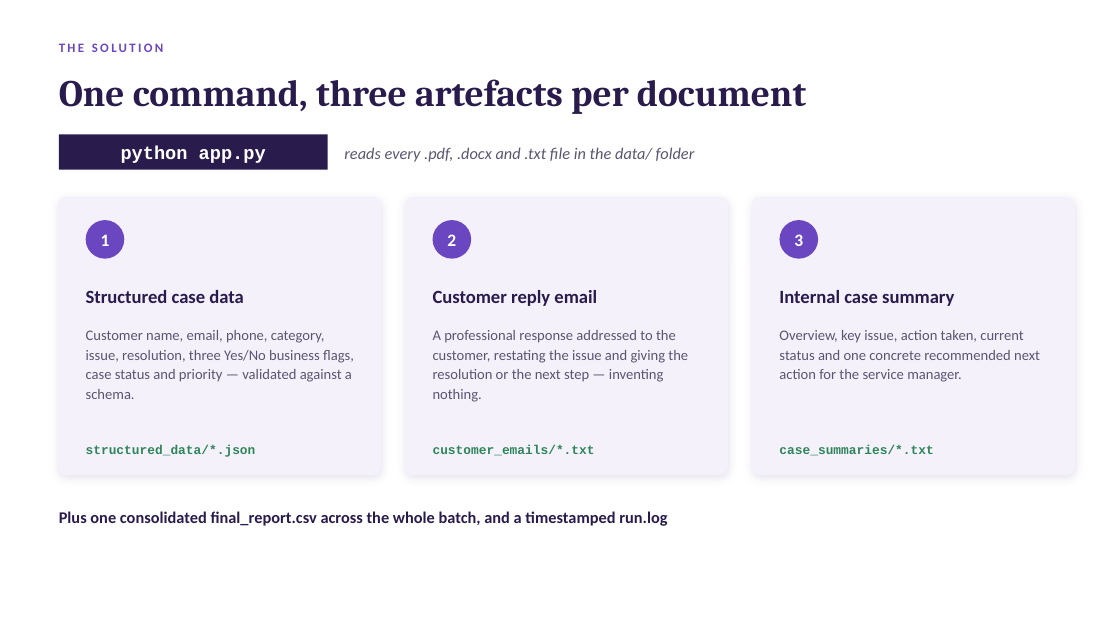
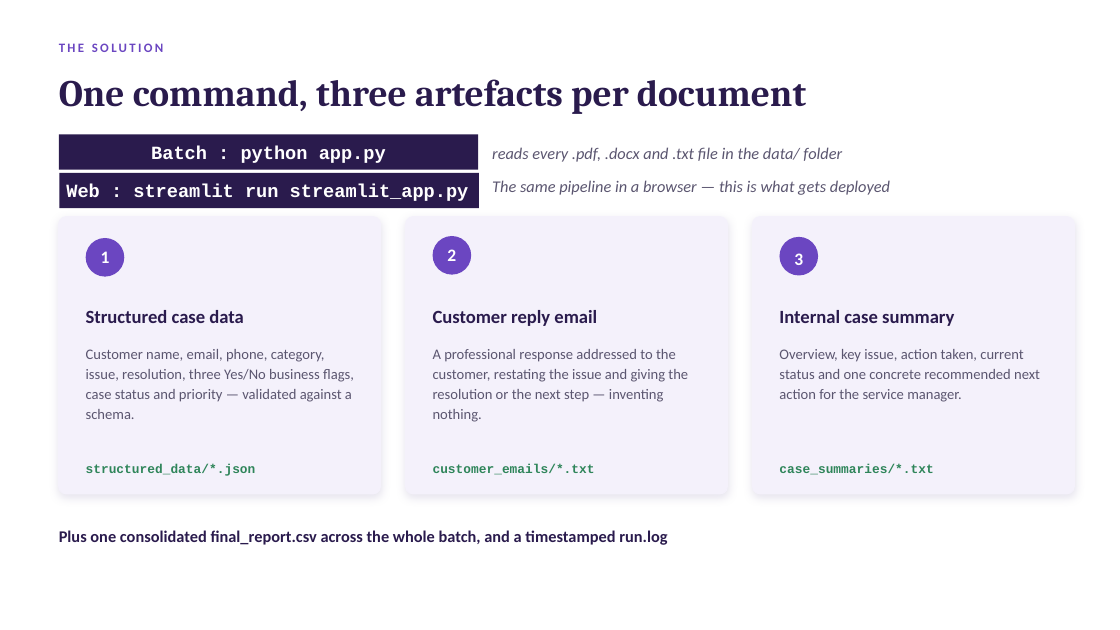
Before and after one commit to ashishjain3284/complaint-processor, a slide deck: slide 3 of docs/Project_Presentation.pptx. Drawn at 1120x630 pixels with LibreOffice and Linux fonts; fonts in the diff are those of the drawing. Boxes give left, top, right and bottom in pixels: in the first picture for what was removed or moved away, otherwise in the second. Text is boxed around its words. In the diff, an @@ line names an element or a change of style, - is before the commit and + after.

Commit message:
updated the presentation

```diff
--- a/docs/Project_Presentation.pptx
+++ b/docs/Project_Presentation.pptx
@@ rectangle "Batch : python app.py": place and size @@
-rectangle "Batch : python app.py" at [59, 134, 328, 170]
+rectangle "Batch : python app.py" at [59, 134, 478, 170]
@@ text in rectangle at [151, 146, 386, 163]: text changed @@
-python app.py
+Batch : python app.py
@@ text "reads every .pdf, .docx and ...": place and size @@
-text "reads every .pdf, .docx and ..." at [344, 147, 695, 162]
+text "reads every .pdf, .docx and ..." at [492, 147, 842, 162]
@@ rectangle added at [60, 173, 479, 208], fill #2A1B4D, 16 pt, text #FFFFFF, bold @@
+Web : streamlit run streamlit_app.py
@@ text added at [492, 180, 890, 195], 14 pt, text #5B5670, italic @@
+The same pipeline in a browser — this is what gets deployed
@@ 11 texts, 3 rounded rectangles, 1 ellipse: place and size @@
-11 texts, 3 rounded rectangles, 1 ellipse at [59, 197, 1075, 526]
+11 texts, 3 rounded rectangles, 1 ellipse at [59, 217, 1075, 545]
@@ 2 texts, 2 ellipses: place and size @@
-2 texts, 2 ellipses at [101, 220, 818, 259]
+2 texts, 2 ellipses at [101, 236, 818, 276]
```
Also in this commit, not shown: 2 other slides changed, 1 slide added, 1 slide removed, 2 other files.
